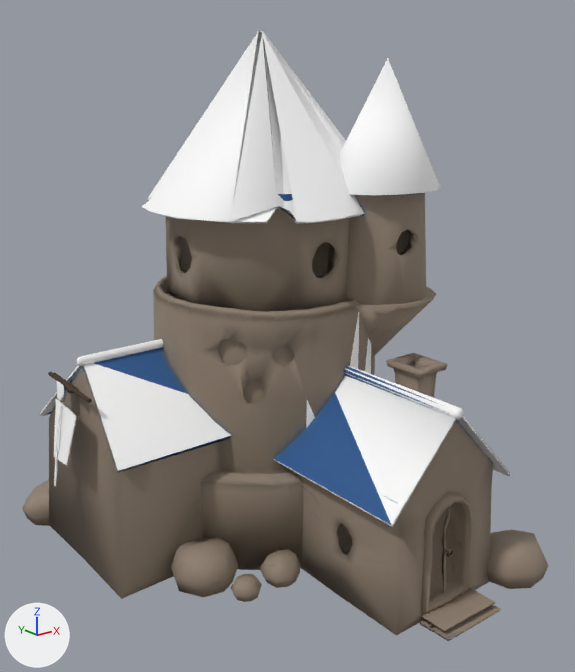
Two versions of the Blender file art/game/assets/3d/castle_d1/source.blend, one commit apart.
Rendered twice from a 50 mm camera at (-2.89, -3.81, 2.99) aimed at (0.06, -0.11, 1.51). The lights are fixed; the arrows at lower left show +X, +Y and +Z. The first picture is the older version.

Names of what the first picture shows: 'castle_d1'.
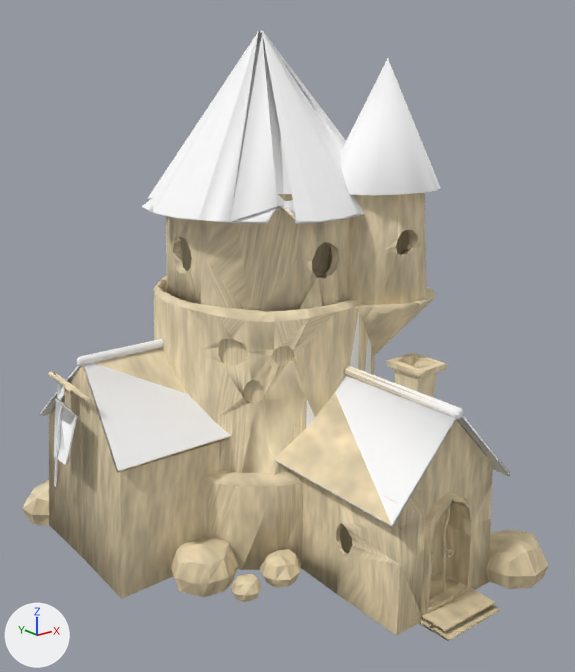
Boxes (x1, y1, x2, y2) around the edits, measured in the pictures (575 x 672 px):
```json
{"object": "castle_d1", "change": "recoloured, surface changed", "before": [22, 31, 548, 641], "after": [22, 31, 548, 641], "on screen": "brown to beige"}
{"part": 1, "of": "me_castle_d1", "change": "recoloured", "before": [22, 193, 548, 641], "after": [22, 193, 548, 641], "on screen": "brown to beige"}
{"part": 2, "of": "me_castle_d1", "change": "surface changed", "before": [22, 31, 548, 641], "after": [22, 31, 548, 641], "on screen": "brown to beige"}
```

Scene script edits in JSON lines:
```json
{"op": "add", "block": "img_mesh_0_stone_tex", "code": ["img_mesh_0_stone_tex = load_image('Mesh_0_stone_tex', '_unpacked/Mesh_0_stone_tex', 512, 512, 'sRGB')"]}
{"op": "add", "block": "mat_mesh_0_stone", "code": ["mat_mesh_0_stone = principled_material('Mesh_0_stone')", "mat_mesh_0_stone.texture = img_mesh_0_stone_tex", "mat_mesh_0_stone.roughness = 1.0"]}
{"block": "me_castle_d1", "where": "me_castle_d1.from_pydata(...)  # 3934 vertices, 3274 faces; spans x -1.24..1.24, y -1.45..1.45, z 0.0..3.32"}
{"block": "me_castle_d1", "where": "# used by ob_castle_d1; location = (0.0, 0.0, 0.0)"}
{"block": "me_castle_d1", "change": "me_castle_d1 part 1: all 2770 faces that had it switch from mat_material_0 (picture img_image_0) to mat_mesh_0_stone (picture img_mesh_0_stone_tex)"}
{"block": "me_castle_d1", "change": "me_castle_d1 part 2: texture (UV) coordinates of 3274 of 3274 faces, centred in x -1.23..1.21, y -1.44..1.44, z 0.01..3.32, changed; they spanned u 0.0..1.0, v 0.0..1.0 and now span u 0.0..1.0, v 0.0..1.0"}
```
